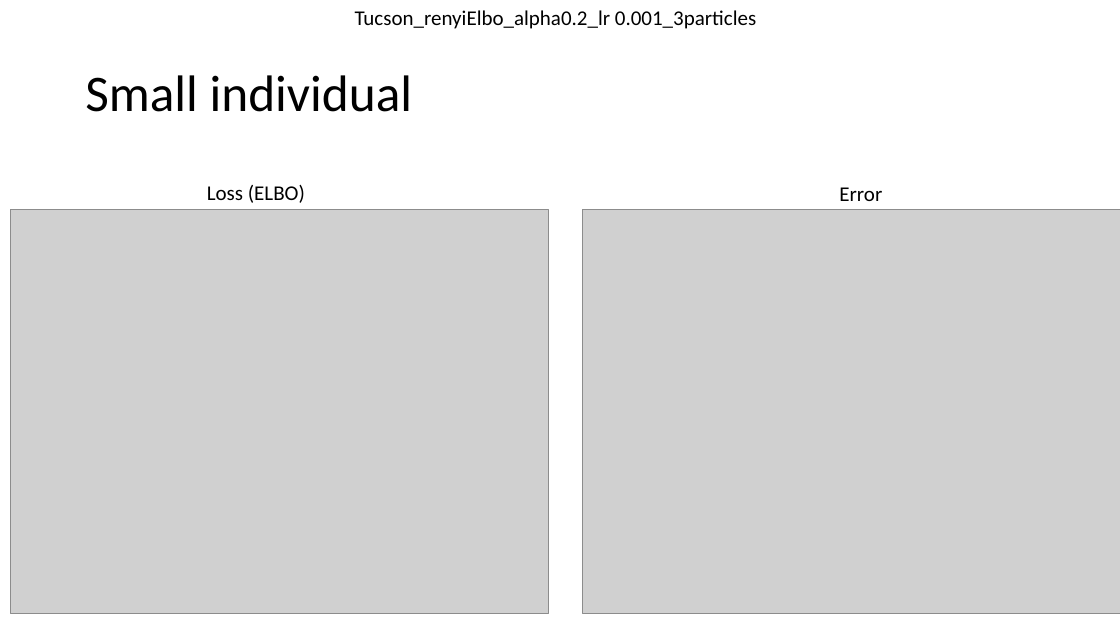
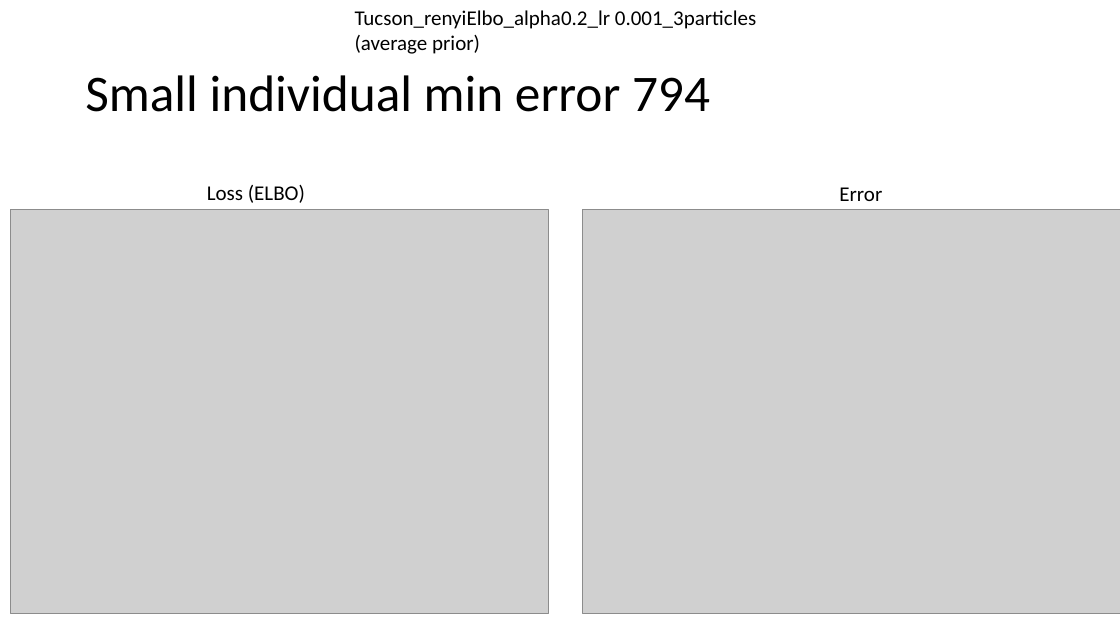
Before and after one commit to AmiroooTheWalnut/MobilityInference, a slide deck: slide 21 of MiscArtifacts/TucsonTestsModel1.pptx. Drawn at 1120x630 pixels with LibreOffice and Linux fonts; fonts in the diff are those of the drawing; grey boxes stand for pictures. Boxes give left, top, right and bottom in pixels: in the first picture for what was removed or moved away, otherwise in the second. Text is boxed around its words. In the diff, an @@ line names an element or a change of style, - is before the commit and + after.

```diff
--- a/MiscArtifacts/TucsonTestsModel1.pptx
+++ b/MiscArtifacts/TucsonTestsModel1.pptx
@@ text at [355,35,480,54]: paragraph added @@
+(average prior)
@@ title at [85,75,710,112]: text changed @@
-Small individual
+Small individual min error 794
```
Also in this commit, not shown: 2 other slides changed, 1 slide added, 1 other file.
